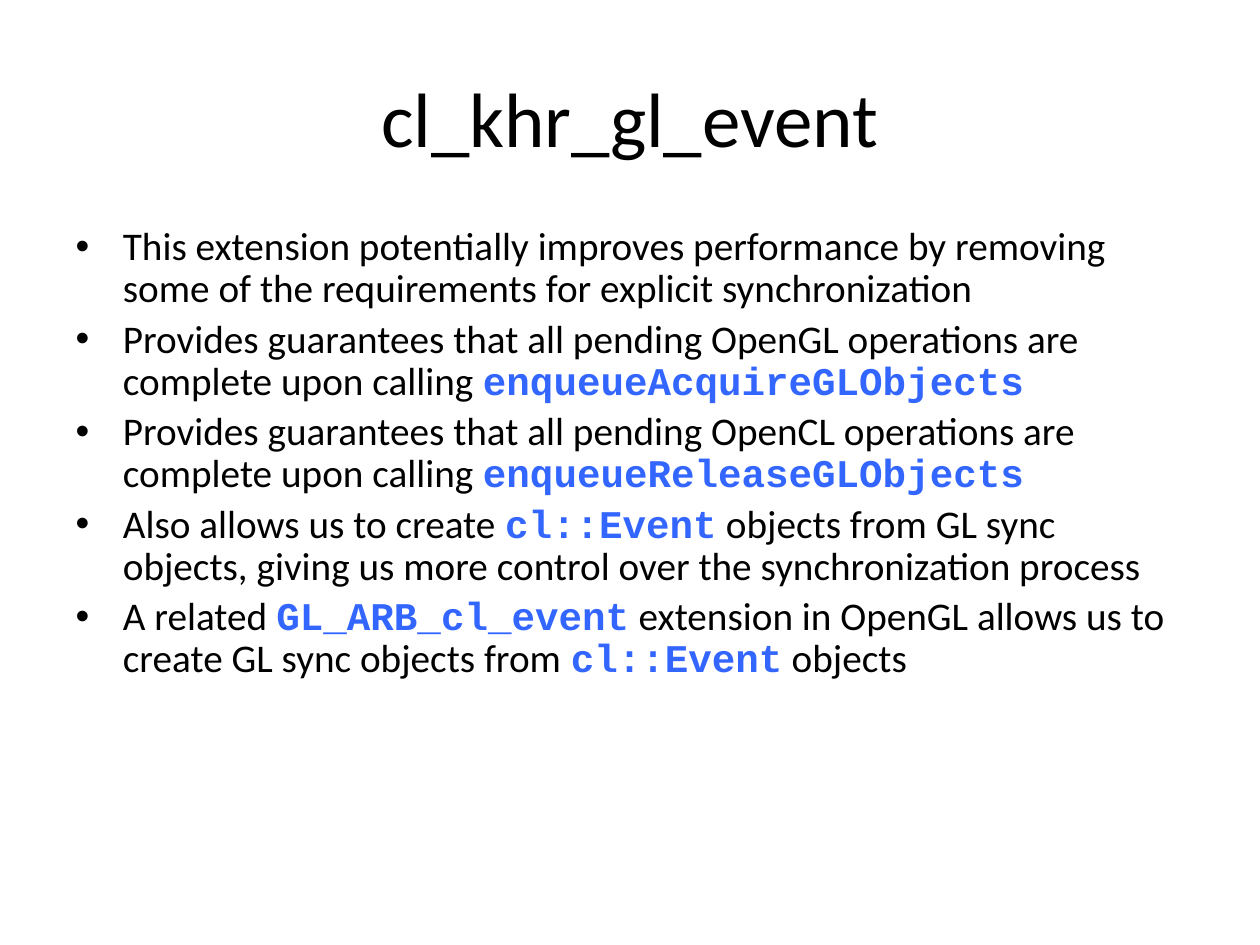
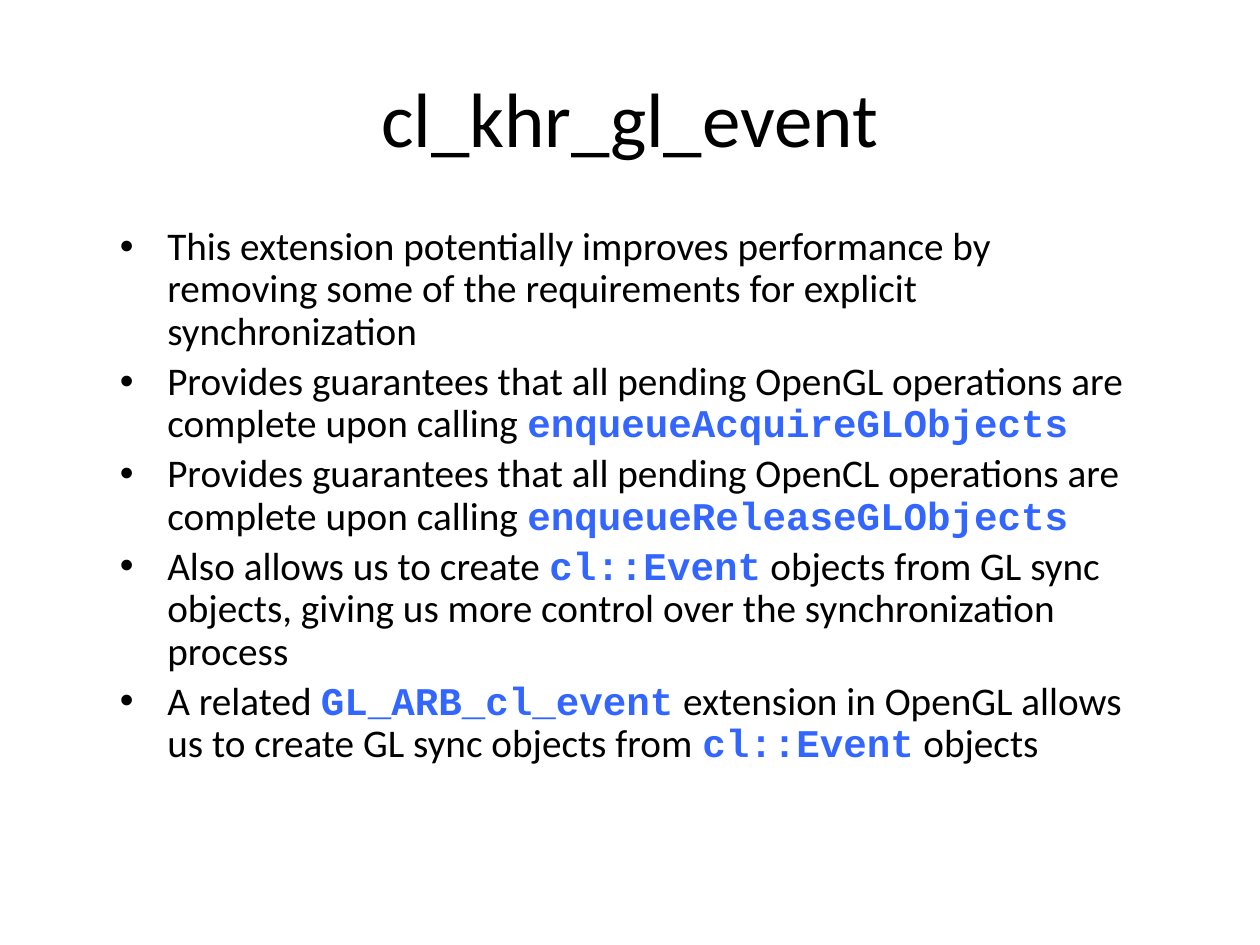
Before and after one commit to UoB-HPC/opencl-training-code, a slide deck: slide 11 of slides/advanced_part4.pptx. Drawn at 1260x945 pixels with LibreOffice and Linux fonts; fonts in the diff are those of the drawing. Boxes give left, top, right and bottom in pixels: in the first picture for what was removed or moved away, otherwise in the second. Text is boxed around its words. In the diff, an @@ line names an element or a change of style, - is before the commit and + after.

```diff
--- a/slides/advanced_part4.pptx
+++ b/slides/advanced_part4.pptx
@@ text "This extension potentially improves performance ..." rewrapped from (123, 232, 1164, 679) to (167, 232, 1122, 764) @@
```
Also in this commit, not shown: 3 other slides changed, 1 other file.
